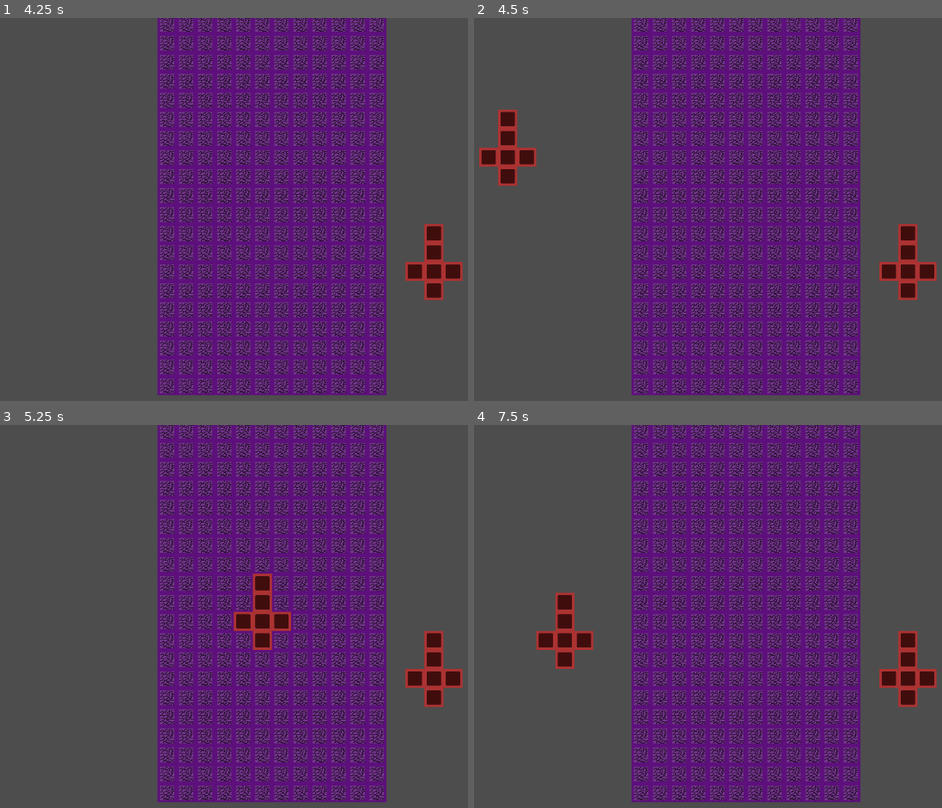
Above: before the commit, frames 1-4 (two rows, left to right).
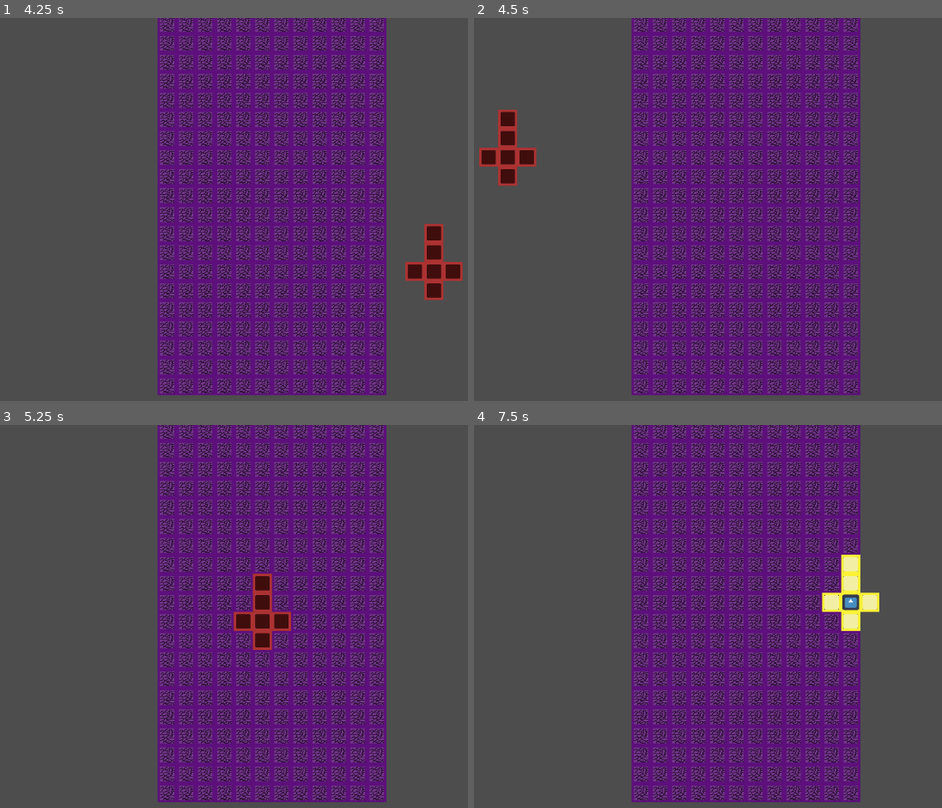
Above: after the commit, the same moments.

Repository: FueledByRage/dice-summons
Game: Godot game, scene res://src/scenes/table.tscn
Same seed, same stepped clock (60 frames per second), same inputs: the game is played once before the commit and once after it. The project has no main scene, so this scene is started directly. The engine's default icon, where the game draws it, is replaced by a stand-in: a white triangle on a blue panel in a dark square.
Inputs (mouse positions are in pixels of both pictures, inside the frame that each line leads up to):
- Up to frame 1 (4.25 s): tap Enter (place) at 0.5, 2.3, 2.85 s; move the mouse to (383, 190) at 0.52 s; hold Right (move_right) 0.53-1.28 s; hold A (attack) 0.53-1.28 s; click (383, 190) at 0.8 s; tap S (confirm, bound only after the commit) at 1.25, 2, 2.75, 3.5, 3.8 s; move the mouse to (93, 228) at 1.27 s; hold Left (move_left) 1.28-2.03 s; click (93, 228) at 1.35 s; tap M (move) at 1.55 s; move the mouse to (299, 125) at 2.02 s; hold M (move) 2.03-2.78 s; hold Right (move_right) 2.03-3.53 s; move the mouse to (196, 286) at 2.77 s; tap Q (placing) at 3.05 s; move the mouse to (435, 266) at 3.52 s; hold Left (move_left) from 3.53 s (still down); hold Q (placing) from 3.53 s (still down)
- Up to frame 2 (4.5 s): keep holding Left (move_left); tap S (confirm, bound only after the commit) at 4.25, 4.35 s; move the mouse to (497, 152) at 4.27 s; release Q (placing) at 4.28 s
- Up to frame 3 (5.25 s): keep holding Left (move_left); tap A (attack) at 4.55 s; move the mouse to (266, 616) at 5.02 s; hold A (attack) from 5.03 s (still down)
- Up to frame 4 (7.5 s): click (740, 616) at 5.3 s; move the mouse to (600, 520) at 5.77 s; release Left (move_left) at 5.78 s; release A (attack) at 5.78 s; hold Right (move_right) from 5.78 s (still down); click (600, 520) at 5.85 s; tap M (move) at 6.05 s; move the mouse to (857, 597) at 6.52 s; hold M (move) 6.53-7.28 s; tap Enter (place) at 6.8, 7.35 s; move the mouse to (567, 635) at 7.27 s

Frame 1 is identical in both runs. In frame 2, 1.2% of the frame differs, in the area x 86-99%, y 53-74%; in frame 3, 1.2%; in frame 4, 3.7%, in the area x 13-99%, y 33-74%.
Error before the commit: Invalid access of index '0' on a base object of type: 'Array'. (res://src/scripts/table_tile.gd:58)
Error after the commit: Invalid access of index '1' on a base object of type: 'Array'. (res://src/scripts/table_tile.gd:73)

Commit message:
feat: state system

Diff:
--- a/project.godot
+++ b/project.godot
@@ -56,6 +56,11 @@
 "events": [Object(InputEventKey,"resource_local_to_scene":false,"resource_name":"","device":-1,"window_id":0,"alt_press …(191 unchanged characters)…
 ]
 }
+confirm={
+"deadzone": 0.5,
+"events": [Object(InputEventKey,"resource_local_to_scene":false,"resource_name":"","device":-1,"window_id":0,"alt_pressed":false,"shift_pressed":false,"ctrl_pressed":false,"meta_pressed":false,"pressed":false,"keycode":0,"physical_keycode":83,"key_label":0,"unicode":115,"location":0,"echo":false,"script":null)
+]
+}
 
 [layer_names]
 
--- a/src/scripts/table_tile.gd
+++ b/src/scripts/table_tile.gd
@@ -6,18 +6,17 @@
 var maped_table : Dictionary = {};
 
 var selected_tile;
-var placing = false;
-var moving = false;
 var placing_dice;
 
 var path = [];
 var summons_map = [];
+var select_targets =[];
 
 var possible_move_cells = [];
 
-var selected_summon_index = 0;
+var selected_target_index = 0;
 
-enum States { ATTACKING, PLACING, IDLE }
+enum States { ATTACKING, PLACING, IDLE, SELECTING, MOVING }
 
 var state = States.IDLE;
 
@@ -32,14 +31,11 @@
 			States.PLACING:
 				set_selected_tile();
 				placing_dice.global_position = selected_tile;
-		if(placing):
-			set_selected_tile();
-			placing_dice.global_position = selected_tile;
 
 func _input(event: InputEvent) -> void:
-	if(event.is_action_pressed("place") && placing):
+	if(event.is_action_pressed("place") && state == States.PLACING):
 		place();
-	if(event.is_action("left_click") && moving):
+	if(event.is_action("left_click") && state == States.MOVING):
 		var original_mouse_position = get_local_mouse_position();
 		var mouse_position = local_to_map(get_local_mouse_position());
 
@@ -48,29 +44,43 @@
 			var newPosition = map_to_local(mouse_position);
 
 			summon.position = newPosition;
-			moving = false;
+			state = States.IDLE;
 
 			for cell in possible_move_cells:
 				var cell_coord = local_to_map(to_global(cell));
 				var dice_face = Vector2i(1,1);
 				set_cell(cell, 0, dice_face, 0);
-	elif(event.is_action_pressed("move") && !moving):
-		var summon = summons_map[selected_summon_index];
-		possible_move_cells = get_possible_moves(summon.local, 3);
-		display_possible_paths(possible_move_cells);
-		moving = true;
-	elif(event.is_action_pressed('attack')):
+	#elif(event.is_action_pressed("move") && state == ):
+		#var summon = summons_map[selected_target_index];
+		#possible_move_cells = get_possible_moves(summon.local, 3);
+		#display_possible_paths(possible_move_cells);
+		#moving = true;
+	elif(event.is_action_pressed("placing") and state == States.IDLE):
+		to_placing();
+	if(States.ATTACKING || States.SELECTING):
+		if(event.is_action_pressed('move_right')):
+			if(selected_target_index >= select_targets.size()):
+				selected_target_index = 0;
+				pass
+			selected_target_index += 1
+		elif(event.is_action_pressed("move_left") and selected_target_index != 0):
+			selected_target_index -= 1
+		elif(event.is_action_pressed('confirm')):
+			on_confirm();
+			pass
+
+func on_confirm():
+	var selected = select_targets[selected_target_index];
+	if(state == States.SELECTING):
+		display_summon_options(selected.node);
+		select_targets = selected.node;
+		state = States.ATTACKING;
+	if(state == States.ATTACKING):
+		print('executing ' + selected.name)
 		pass
-	elif(event.is_action_pressed("placing")):
-		to_placing();
-	elif(event.is_action_pressed('move_right')):
-		if(selected_summon_index >= summons_map.size()):
-			selected_summon_index = 0;
-			pass
-		selected_summon_index += 1
-	elif(event.is_action_pressed("move_left") and selected_summon_index != 0):
-		selected_summon_index -= 1
 
+func display_summon_options(summon):
+	print(summon.spells);
 
 func is_within_bounds(tile: Vector2) -> bool:
 	return tile.x >= 0 and tile.x < WIDTH and tile.y >= 0 and tile.y < HEIGHT
@@ -103,7 +113,7 @@
 	build_dice(selected_tile);
 	summon();
 
-	placing = false;
+	state = States.IDLE;
 
 func place_dice(cells_coords):
 	var dice_face = Vector2i(1,1);
@@ -152,7 +162,6 @@
 	for cell in possible_move_cells:
 		set_cell(cell, 0, Vector2(0,0),0);
 
-
 func get_possible_moves(summon_position: Vector2, move_range: int) -> Array:
 	var possible_moves = [];
 	var visited = [];
--- a/summon.gd
+++ b/summon.gd
@@ -1,10 +1,15 @@
 extends Node2D
 
+var DAMAGE = 3;
+var LIFE = 15;
+var spells = [{
+	'name': 'Heal',
+	'target_type': 'all',
+	'life_effect': 2,
+}];
 
-# Called when the node enters the scene tree for the first time.
 func _ready() -> void:
 	pass # Replace with function body.
 
-
 func _process(delta: float) -> void:
 	pass
